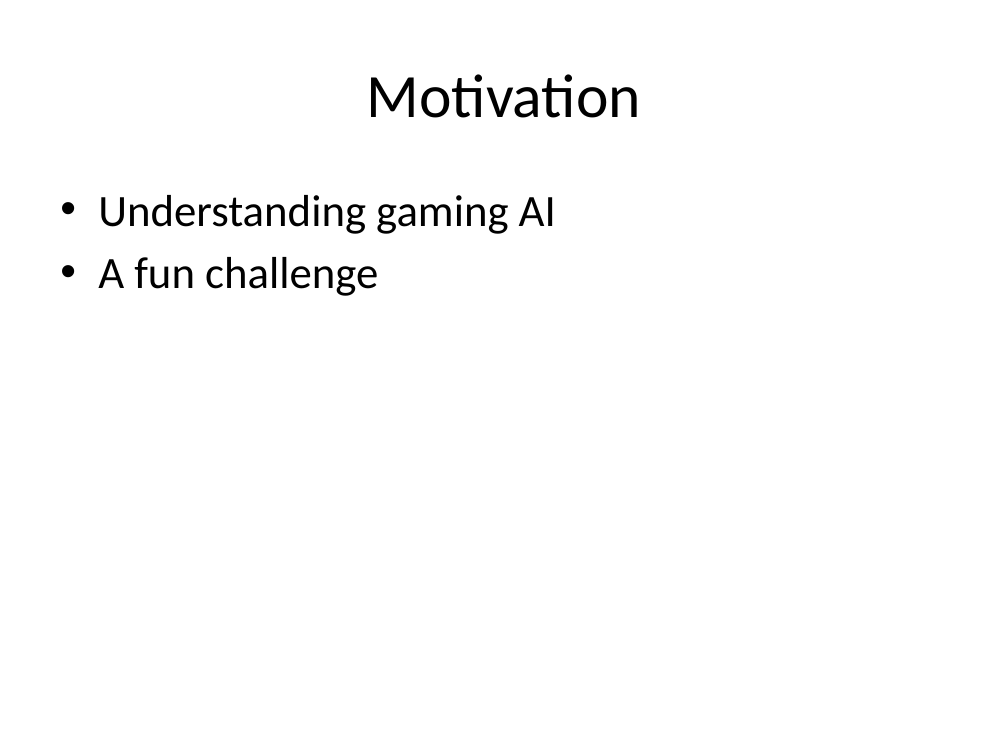
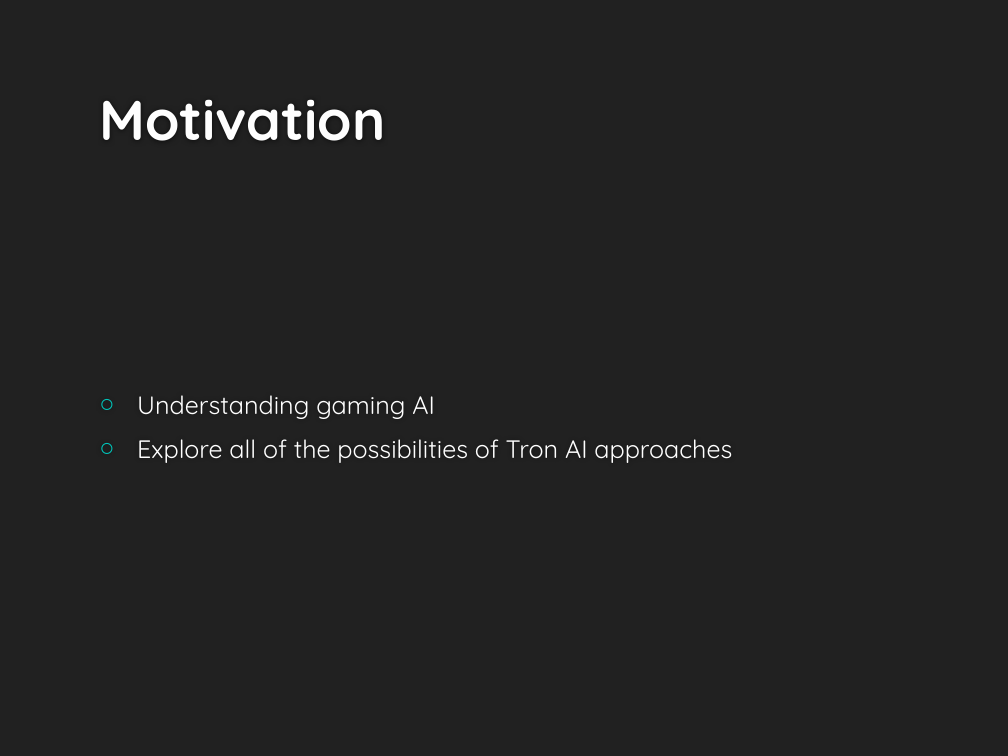
Before and after one commit to UWWAIProject/TronAI, a slide deck: slide 3 of Hammerhead Tron AI.pptx. Drawn at 1008x756 pixels with LibreOffice and Linux fonts; fonts in the diff are those of the drawing; background and template pictures are left out. Boxes give left, top, right and bottom in pixels: in the first picture for what was removed or moved away, otherwise in the second. Text is boxed around its words. In the diff, an @@ line names an element or a change of style, - is before the commit and + after.

```diff
--- a/Hammerhead Tron AI.pptx
+++ b/Hammerhead Tron AI.pptx
@@ background #FFFFFF to #212121 @@
@@ title "Motivation": place and size @@
-title "Motivation" at [367, 74, 641, 118]
+title "Motivation" at [99, 99, 385, 141]
@@ title "Motivation" at [99, 99, 385, 141]: size 44 to 40 pt, font Calibri to Quicksand, text colour #000000 to #FEFEFE, bold on; alignment centre to left; vertical alignment middle to bottom @@
@@ text "Understanding gaming AI": place and size @@
-text "Understanding gaming AI" at [98, 195, 556, 296]
+text "Understanding gaming AI" at [137, 395, 732, 463]
@@ text "Understanding gaming AI" at [137, 395, 732, 463]: vertical alignment top to middle @@
@@ text at [137, 395, 435, 419]: size 32 to 18 pt, font Calibri to Quicksand, text colour #000000 to #FFFFFF in "Understanding gaming AI"; bullet • to ○; more space between paragraphs @@
@@ text at [137, 439, 732, 463]: text changed; size 32 to 18 pt; font Calibri to Quicksand; text colour #000000 to #FFFFFF @@
-• A fun challenge
+○ Explore all of the possibilities of Tron AI approaches
```
Also in this commit, not shown: 5 other slides changed, 2 slides added, 1 slide removed.
